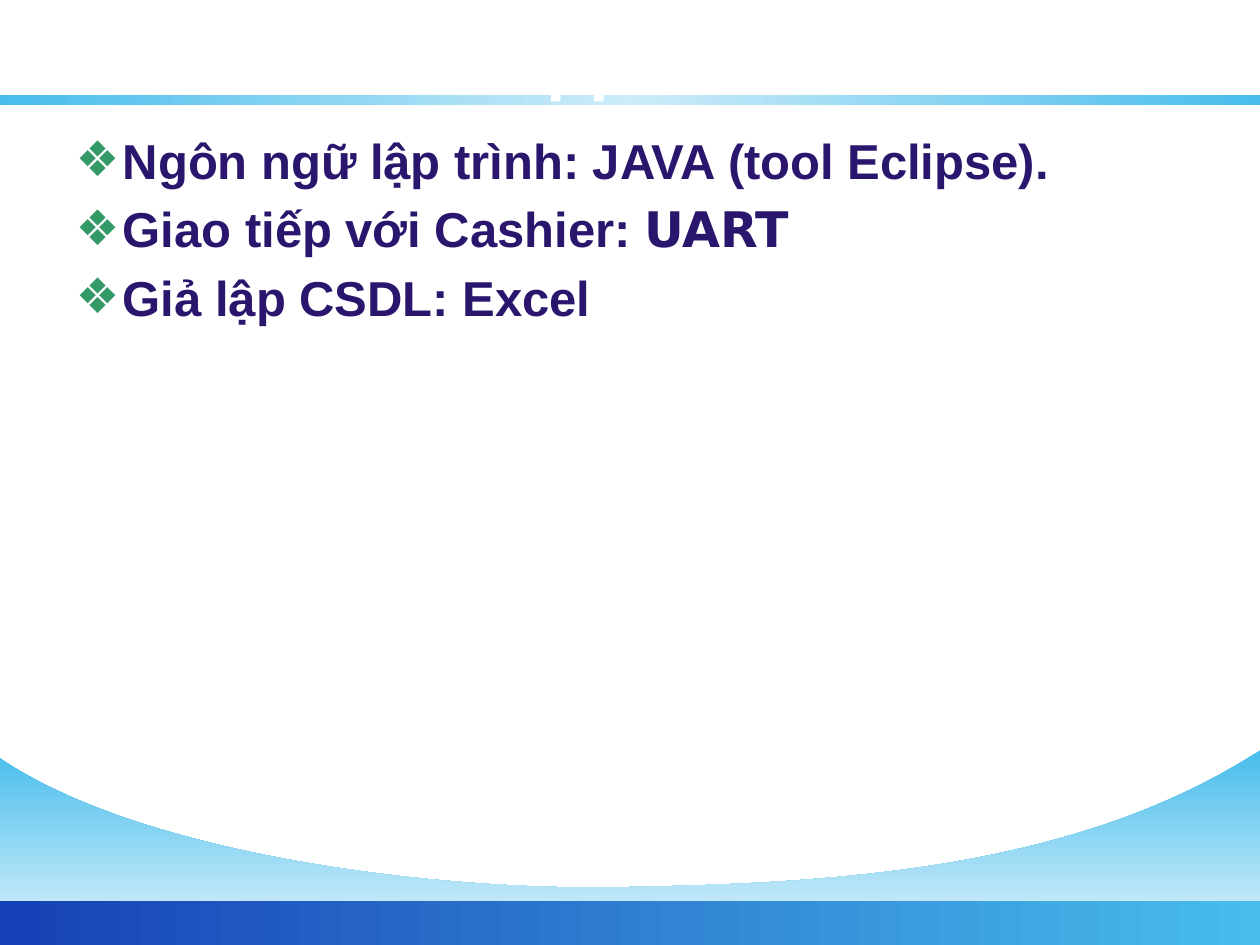
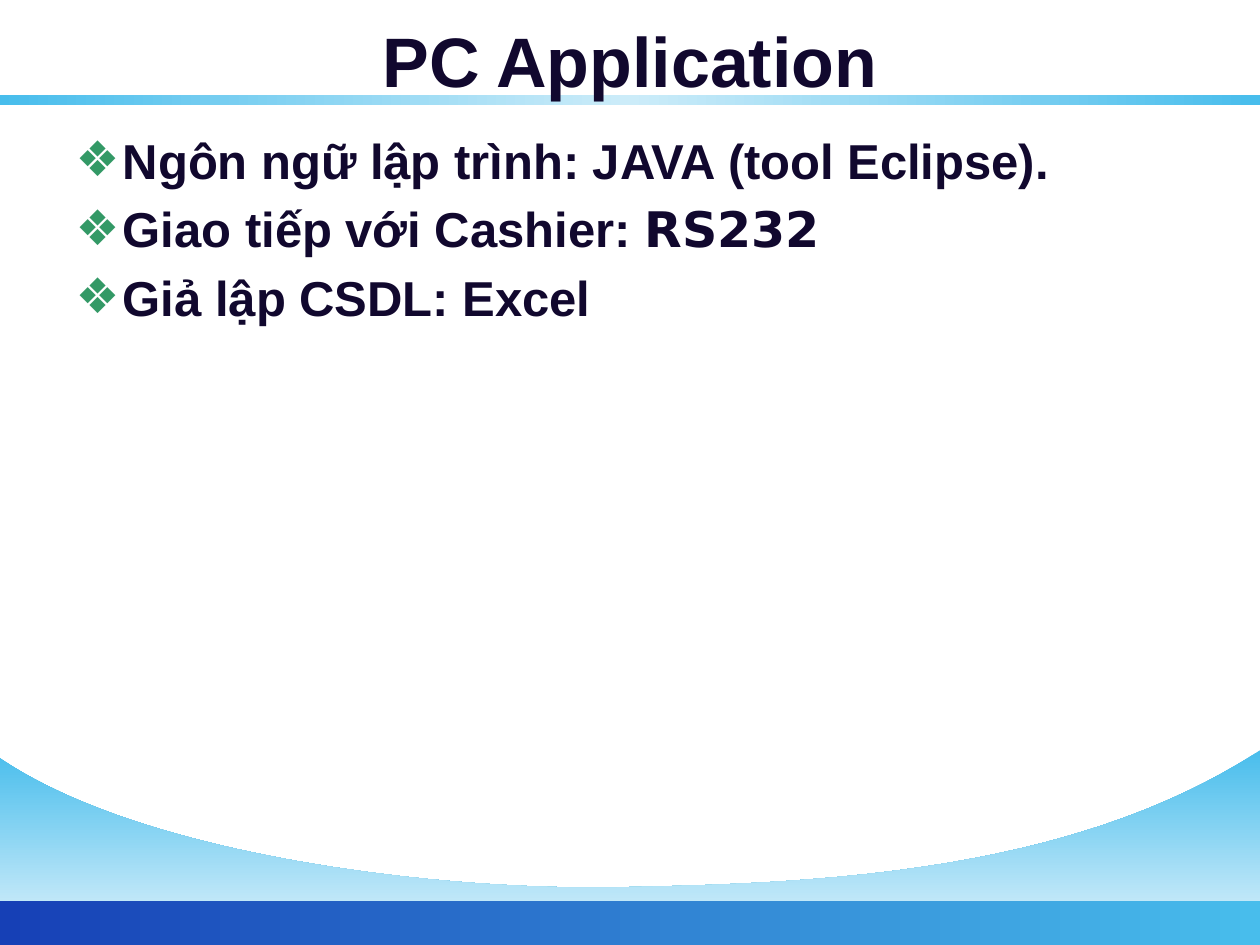
Before and after one commit to golf2109/zigbee-in-supermaket, a slide deck: slide 23 of docs/Report/Queue-Busting.pptx (slide 25 before the commit). Drawn at 1260x945 pixels with LibreOffice and Linux fonts; fonts in the diff are those of the drawing; background and template pictures are left out. Boxes give left, top, right and bottom in pixels: in the first picture for what was removed or moved away, otherwise in the second. Text is boxed around its words. In the diff, an @@ line names an element or a change of style, - is before the commit and + after.

Commit message:
Modified colors

```diff
--- a/docs/Report/Queue-Busting.pptx
+++ b/docs/Report/Queue-Busting.pptx
@@ title "PC Application" at (383, 36, 876, 100): text colour #FFFFFF to #12082E @@
@@ text at (123, 142, 1048, 326): text colour #2B166E to #12082E in "Ngôn ngữ lập trình: JAVA (tool Eclipse).", "Giả lập CSDL: Excel" @@
@@ text at (123, 209, 819, 258): text changed; text colour #2B166E to #12082E @@
-❖ Giao tiếp với Cashier: UART
+❖ Giao tiếp với Cashier: RS232
```
Also in this commit, not shown: 36 other slides changed, 2 slides removed.
